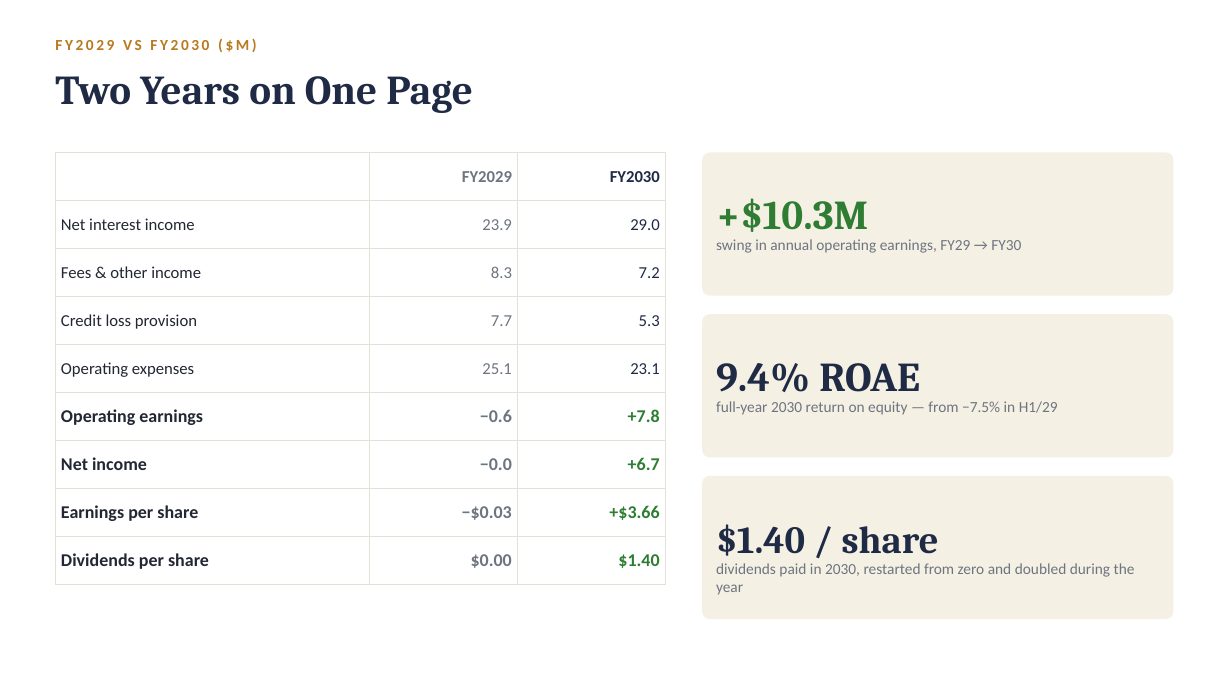
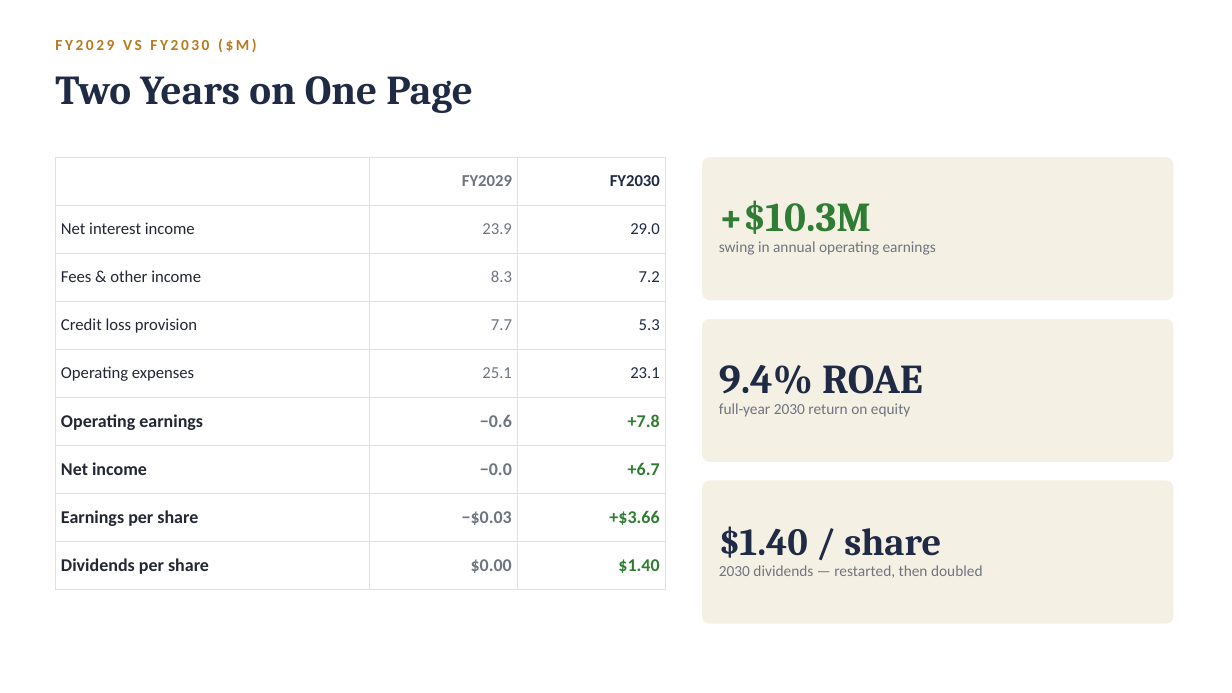
Before and after one commit to Drewger050/BankRole-SIM, a slide deck: slide 11 of docs/BOTB_Shareholder_Presentation.pptx (slide 10 before the commit). Drawn at 1232x693 pixels with LibreOffice and Linux fonts; fonts in the diff are those of the drawing. Boxes give left, top, right and bottom in pixels: in the first picture for what was removed or moved away, otherwise in the second. Text is boxed around its words. In the diff, an @@ line names an element or a change of style, - is before the commit and + after.

```diff
--- a/docs/BOTB_Shareholder_Presentation.pptx
+++ b/docs/BOTB_Shareholder_Presentation.pptx
@@ 3 rounded rectangles, 1 table: place and size @@
-3 rounded rectangles, 1 table at [55,152,1174,619]
+3 rounded rectangles, 1 table at [55,157,1174,624]
@@ text at [719,241,936,255]: text changed @@
-swing in annual operating earnings, FY29 → FY30
+swing in annual operating earnings
@@ text at [719,403,910,417]: text changed @@
-full-year 2030 return on equity — from −7.5% in H1/29
+full-year 2030 return on equity
@@ text at [719,565,983,578]: text changed @@
-dividends paid in 2030, restarted from zero and doubled during the year
+2030 dividends — restarted, then doubled
```
Also in this commit, not shown: 11 other slides changed, 4 slides added, 4 slides removed, 1 other file.
